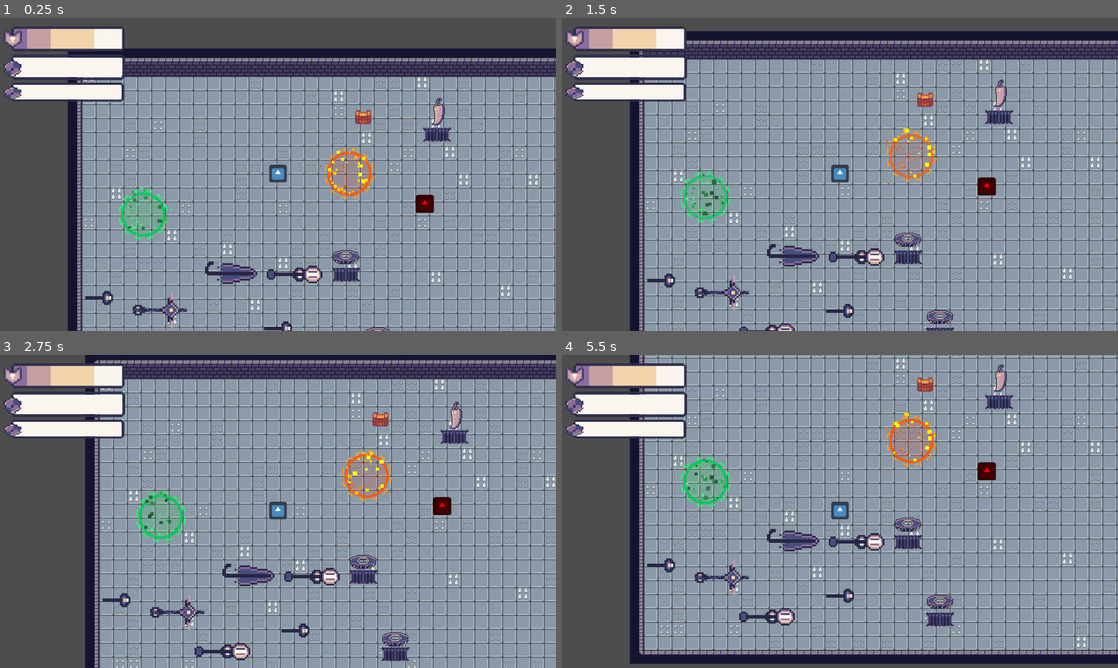
Above: before the commit, frames 1-4 (two rows, left to right).
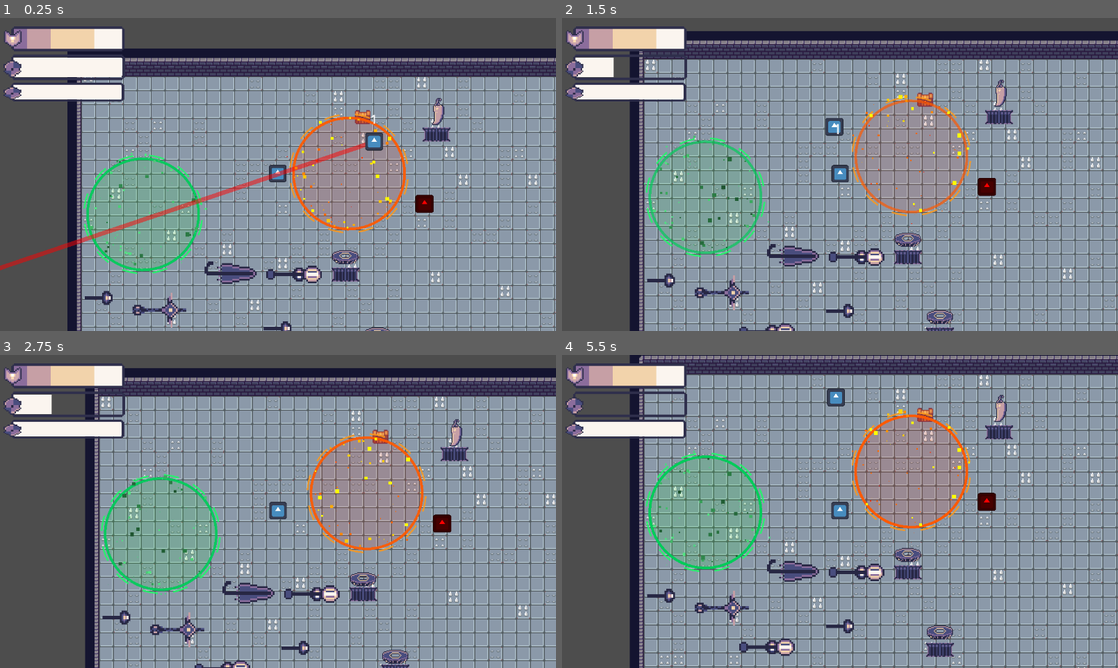
Above: after the commit, the same moments.

Repository: chabsseu/Stauffs-and-Magic
Game: Godot game, scene res://Scenes/Floors/test_world.tscn
The game is run twice, just before and just after one commit, with the same random seed, the same clock (stepped at 60 frames per second) and the same inputs. The engine's default icon, where the game draws it, is replaced by a stand-in: a white triangle on a blue panel in a dark square.
Inputs (mouse positions are in pixels of both pictures, inside the frame that each line leads up to):
- Up to frame 1 (0.25 s): no input
- Up to frame 2 (1.5 s): move the mouse to (962, 158) at 0.52 s; press the mouse at (962, 158) at 0.53 s; tap S (S) at 0.6 s; move the mouse to (728, 190) at 1.27 s; release the mouse at (728, 190) at 1.28 s; click (728, 190) at 1.35 s
- Up to frame 3 (2.75 s): tap S (S) at 1.55 s; move the mouse to (333, 442) at 2.02 s; press the mouse at (333, 442) at 2.03 s; tap A (A) at 2.1 s
- Up to frame 4 (5.5 s): move the mouse to (812, 574) at 2.77 s; release the mouse at (812, 574) at 2.78 s; tap D (D) at 2.85 s; tap S (S) at 3.05, 3.6, 4.55 s; move the mouse to (1006, 558) at 3.52 s; press the mouse at (1006, 558) at 3.53 s; move the mouse to (673, 464) at 4.27 s; release the mouse at (673, 464) at 4.28 s; tap W (W) at 4.35 s; move the mouse to (867, 511) at 5.02 s; press the mouse at (867, 511) at 5.03 s

The runs differ from the first frame. In frame 1, 12% of the frame differs, in the area x 0-100%, y 10-100%; in frame 2, 3.7%; in frame 3, 33%; in frame 4, 35%, in the area x 2-100%, y 0-100%.

Commit message:
fixed the calling for the enemies

Diff:
--- a/Scenes/Floors/fire.tscn
+++ b/Scenes/Floors/fire.tscn
@@ -18,7 +18,7 @@
 script = ExtResource("1_00pbl")
 burn_chance = 0.4
 burn_damage = 1
-fire_radius = 24.0
+fire_radius = 64.0
 
 [node name="CollisionShape2D" type="CollisionShape2D" parent="." unique_id=2004949388]
 shape = SubResource("CircleShape2D_r4gny")
--- a/Scenes/Floors/poison.tscn
+++ b/Scenes/Floors/poison.tscn
@@ -20,9 +20,8 @@
 [node name="Poison" type="Area2D" unique_id=1334863494]
 script = ExtResource("1_irt6d")
 poison_chance = 1.0
-poison_damage = 0.5
 poison_duration = 5.0
-poison_radius = 24.0
+poison_radius = 64.0
 
 [node name="CollisionShape2D" type="CollisionShape2D" parent="." unique_id=1169376762]
 shape = SubResource("CircleShape2D_h7thy")
--- a/Scenes/Floors/test_world.tscn
+++ b/Scenes/Floors/test_world.tscn
@@ -9,6 +9,7 @@
 [ext_resource type="PackedScene" uid="uid://exmlmiug3st4" path="res://Scenes/Floors/poison.tscn" id="10_gbv6p"]
 [ext_resource type="PackedScene" uid="uid://cwio32p3nix68" path="res://Scenes/UI/forgeUI.tscn" id="10_ncuxn"]
 [ext_resource type="PackedScene" uid="uid://6x6c34ddudyr" path="res://Scenes/Map/cooldown_statue.tscn" id="11_858e3"]
+[ext_resource type="PackedScene" uid="uid://hokg0gi8ti1u" path="res://Scenes/Enemies/sloth.tscn" id="11_ncuxn"]
 [ext_resource type="PackedScene" uid="uid://dkxxs5v05i6p4" path="res://Scenes/Map/attack_statue.tscn" id="12_m1klf"]
 
 [sub_resource type="TileSetAtlasSource" id="TileSetAtlasSource_2yfla"]
@@ -227,4 +228,6 @@
 [node name="Poison" parent="." unique_id=1334863494 instance=ExtResource("10_gbv6p")]
 position = Vector2(71, 175)
 poison_chance = 0.3
-poison_damage = 1
+
+[node name="sloth" parent="." unique_id=1533549000 instance=ExtResource("11_ncuxn")]
+position = Vector2(338, 93)
--- a/Scripts/Map/fire.gd
+++ b/Scripts/Map/fire.gd
@@ -44,7 +44,7 @@
 
 # Deals damage immediately the moment a body steps in
 func _on_body_entered(body: Node2D) -> void:
-    if body.is_in_group("Player") or body.is_in_group("Enemies"):
+    if body.is_in_group("Player") or body.is_in_group("Enemy"):
         if body not in bodies_inside:
             bodies_inside.append(body)
             # Instant damage on enter — no waiting for tick
--- a/Scripts/Map/poison.gd
+++ b/Scripts/Map/poison.gd
@@ -44,7 +44,7 @@
 
 # Deals damage
 func _on_body_entered(body: Node2D) -> void:
-	if body.is_in_group("Player") or body.is_in_group("Enemies"):
+	if body.is_in_group("Player") or body.is_in_group("Enemy"):
 		if body not in bodies_inside:
 			bodies_inside.append(body)
 
